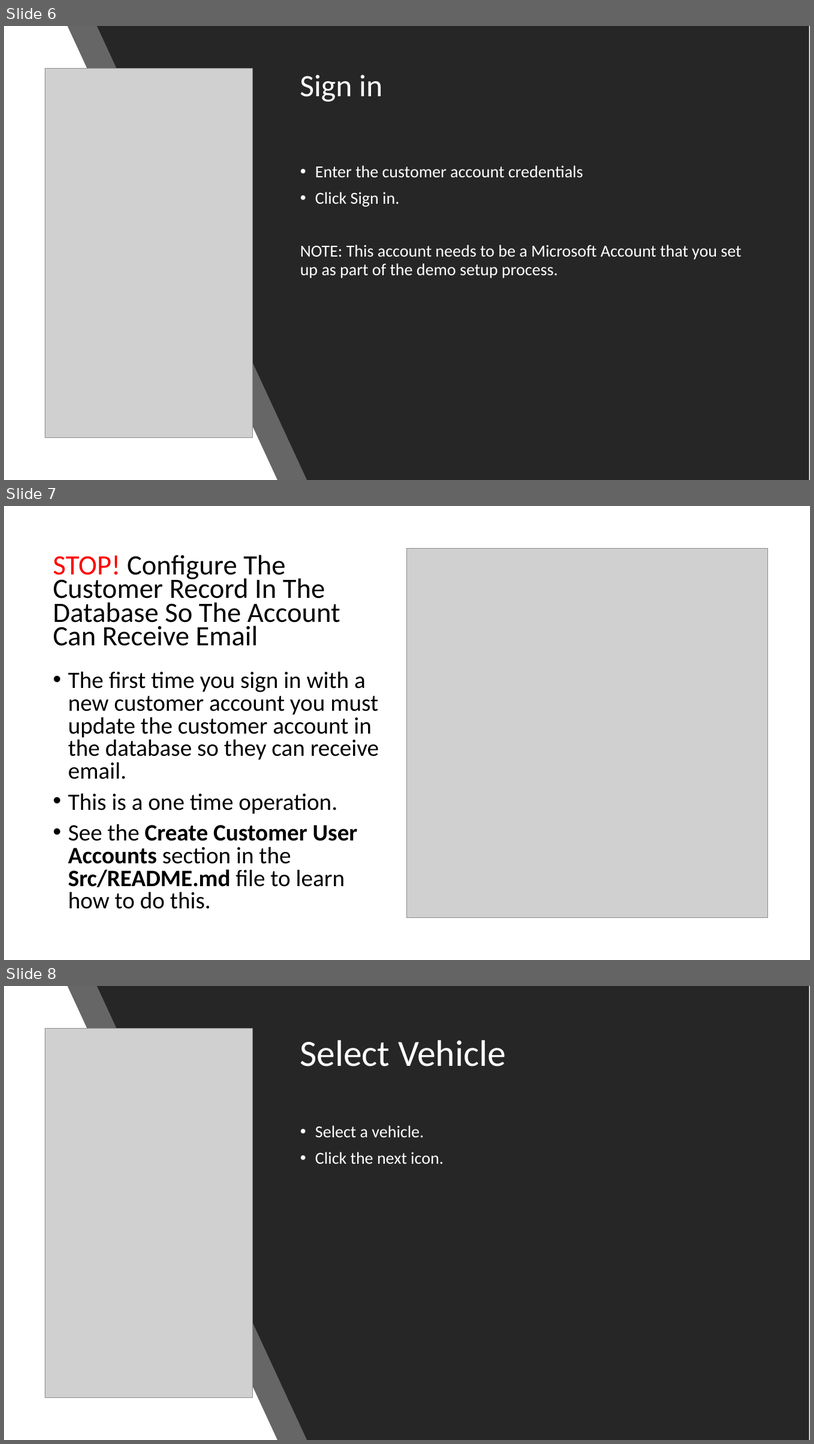
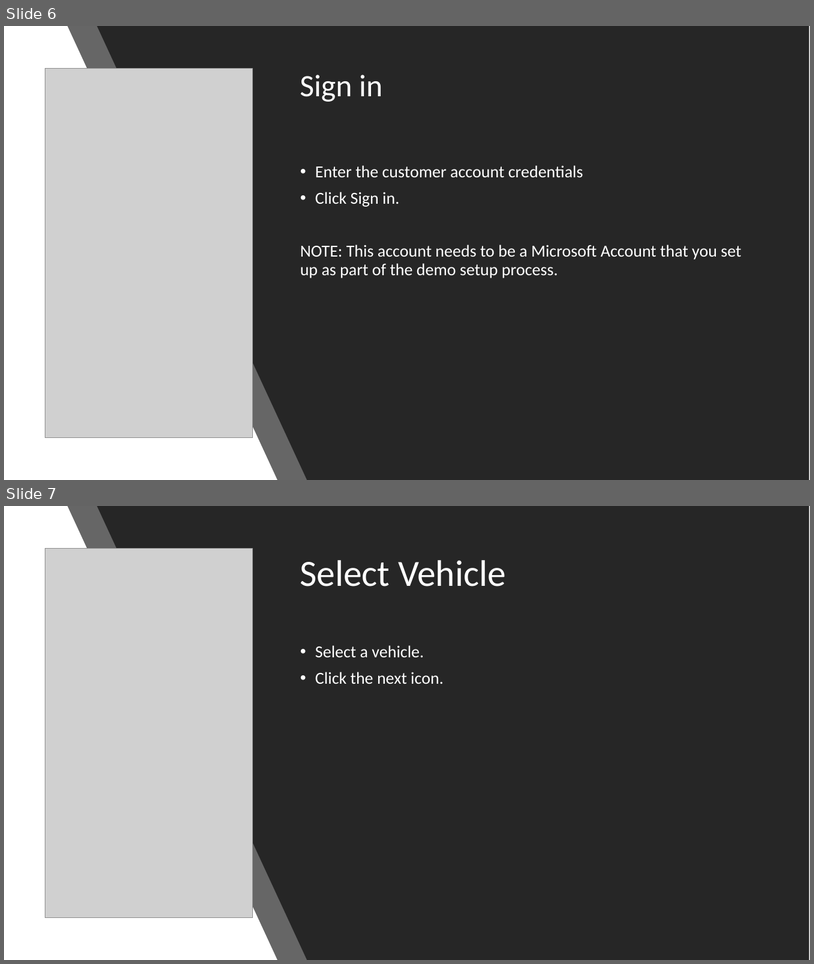
Before and after one commit to TylerLu/ContosoInsurance, a slide deck: Src/Demo Script.pptx. Shown one above the other, each under a label of ours: slides 6, 7 and 8 before the commit, slides 6 and 7 after it. The pictures are 814x1444 and 814x964 pixels, drawn with LibreOffice and Linux fonts; fonts in the diff are those of the drawing; grey boxes stand for pictures. Boxes give left, top, right and bottom in pixels: in the first picture for what was removed or moved away, otherwise in the second. Text is boxed around its words. In the diff, an @@ line names an element or a change of style, - is before the commit and + after.

```diff
--- a/Src/Demo Script.pptx
+++ b/Src/Demo Script.pptx
@@ slide 7 removed at [4, 506, 810, 960], background #FFFFFF @@
@@ title removed at [53, 555, 341, 646] @@
-STOP! Configure The Customer Record In The Database So The Account Can Receive Email
@@ picture removed at [407, 549, 768, 918] @@
@@ text removed at [68, 671, 379, 909] @@
-• The first time you sign in with a new customer account you must update the customer account in the database so they can receive email.
-• This is a one time operation.
-• See the Create Customer User Accounts section in the Src/README.md file to learn how to do this.
@@ what was slide 8 is now slide 7 @@
```
Also in this commit, not shown: 4 other files.
